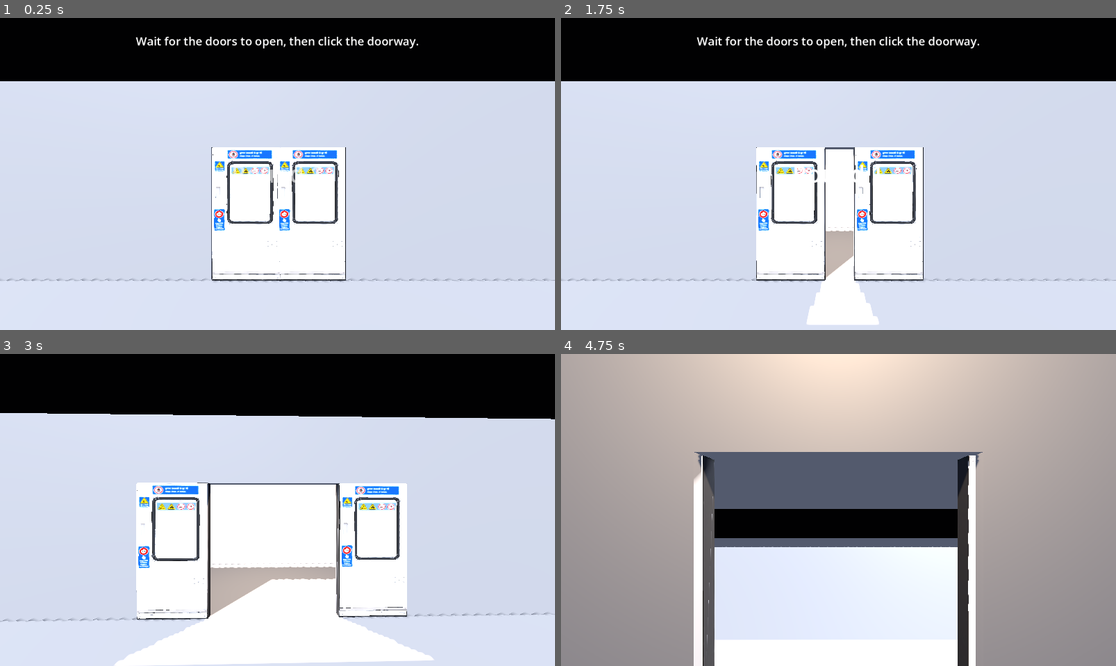
Above: before the commit, frames 1-4 (two rows, left to right).
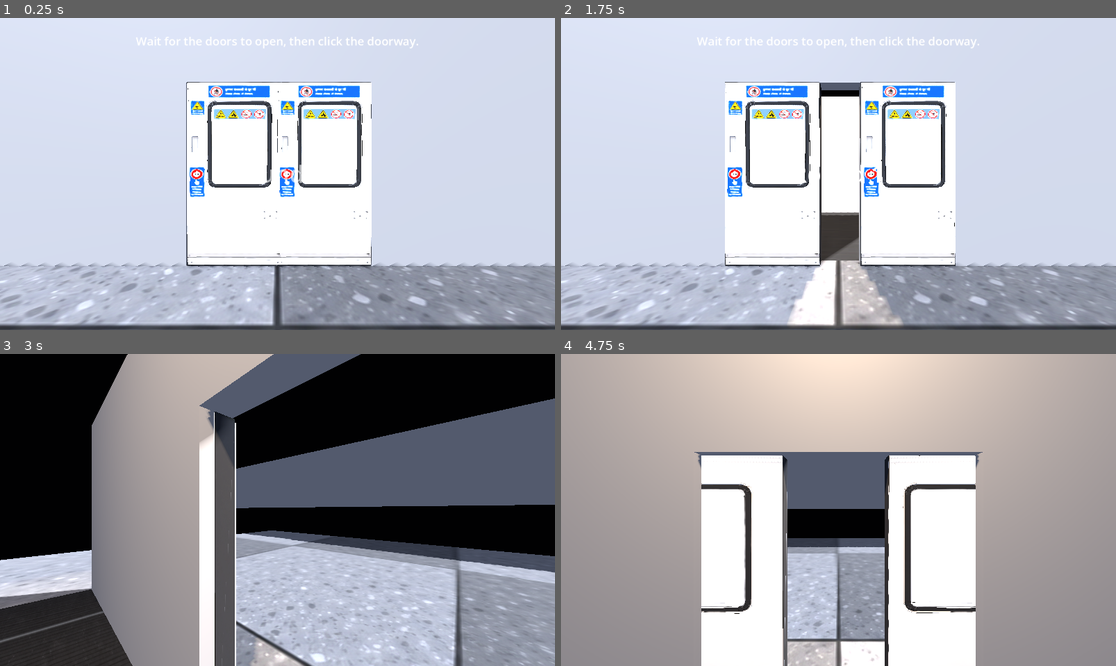
Above: after the commit, the same moments.

Repository: Vaibhav-hub123/DoorGambler
Game: Godot game, scene res://scenes/main.tscn
Same seed, same stepped clock (60 frames per second), same inputs: the game is played once before the commit and once after it.
Inputs (mouse positions are in pixels of both pictures, inside the frame that each line leads up to):
- Up to frame 1 (0.25 s): no input
- Up to frame 2 (1.75 s): move the mouse to (960, 158) at 0.52 s; click (960, 158) at 0.67 s; tap Enter at 1.25 s; move the mouse to (727, 189) at 1.27 s; click (727, 189) at 1.42 s
- Up to frame 3 (3 s): move the mouse to (333, 441) at 2.02 s; click (333, 441) at 2.17 s; move the mouse to (249, 572) at 2.77 s; click (249, 572) at 2.92 s
- Up to frame 4 (4.75 s): move the mouse to (1005, 556) at 3.52 s; click (1005, 556) at 3.67 s; move the mouse to (672, 463) at 4.27 s; click (672, 463) at 4.42 s

The runs differ from the first frame. In frame 1, 51% of the frame differs, in the area x 0-100%, y 0-100%; in frame 2, 55%; in frame 3, 82%; in frame 4, 22%.

Commit message:
somthing more

Diff:
--- a/scenes/main.tscn
+++ b/scenes/main.tscn
@@ -2,6 +2,8 @@
 
 [ext_resource type="Script" uid="uid://csuu0xqwrrtbb" path="res://main.gd" id="1_o5qli"]
 [ext_resource type="PackedScene" uid="uid://cbggxfvol8bej" path="res://assets/Meshy_AI_MetroRightDoorLowPoly_20261114_texture_fbx/Meshy_AI_MetroRightDoorLowPoly_20261114_texture_fbx/Meshy_AI_MetroRightDoorLowPoly_20261114_texture.fbx" id="2_right_door_model"]
+[ext_resource type="Texture2D" uid="uid://bsulig1q7tub6" path="res://assets/metro_station_floor.png" id="3_floor_texture"]
+[ext_resource type="Texture2D" path="res://assets/metro_car_floor.png" id="4_car_floor_texture"]
 
 [sub_resource type="Environment" id="Environment_main"]
 background_mode = 1
@@ -12,6 +14,19 @@
 
 [sub_resource type="PlaneMesh" id="PlaneMesh_floor"]
 size = Vector2(20, 20)
+
+[sub_resource type="StandardMaterial3D" id="Material_station_floor"]
+albedo_texture = ExtResource("3_floor_texture")
+roughness = 0.9
+uv1_offset = Vector3(0, 0.2, 0)
+
+[sub_resource type="PlaneMesh" id="PlaneMesh_car_floor"]
+size = Vector2(10, 3)
+
+[sub_resource type="StandardMaterial3D" id="Material_car_floor"]
+albedo_texture = ExtResource("4_car_floor_texture")
+uv1_scale = Vector3(2, 3, 1)
+roughness = 0.95
 
 [sub_resource type="BoxMesh" id="BoxMesh_station_back"]
 size = Vector3(40, 4, 0.2)
@@ -38,6 +53,7 @@
 
 [node name="Floor" type="MeshInstance3D" parent="." unique_id=551268047]
 mesh = SubResource("PlaneMesh_floor")
+surface_material_override/0 = SubResource("Material_station_floor")
 
 [node name="Station" type="Node3D" parent="." unique_id=1834217221]
 
@@ -46,6 +62,11 @@
 mesh = SubResource("BoxMesh_station_back")
 
 [node name="Train" type="Node3D" parent="." unique_id=1729372123]
+
+[node name="FloorInterior" type="MeshInstance3D" parent="Train"]
+position = Vector3(0, 0.015, -1.5)
+mesh = SubResource("PlaneMesh_car_floor")
+surface_material_override/0 = SubResource("Material_car_floor")
 
 [node name="WallLeft" type="MeshInstance3D" parent="Train" unique_id=1632452237]
 transform = Transform3D(1, 0, 0, 0, 1, 0, 0, 0, 1, -3, 1.5, 0)
@@ -89,7 +110,7 @@
 transform = Transform3D(-1, 0, -3.2584137e-07, 0, 1, 0, 3.2584137e-07, 0, -1, 0, 1.6, -1.5)
 
 [node name="Camera3D" type="Camera3D" parent="." unique_id=1701224464]
-transform = Transform3D(1, 0, 0, 0, 1, 0, 0, 0, 1, 0, 1.6, 3.1609979)
+transform = Transform3D(1, 0, 0, 0, 1, 0, 0, 0, 1, 0, 1.0029756, 2.322025)
 current = true
 
 [node name="CanvasLayer" type="CanvasLayer" parent="." unique_id=1234567890]
Binary file added: assets/metro_car_floor.png
Not shown, added: assets/metro_car_floor.png.import
Binary file added: assets/metro_station_floor.png
Not shown, added: assets/metro_station_floor.png.import
